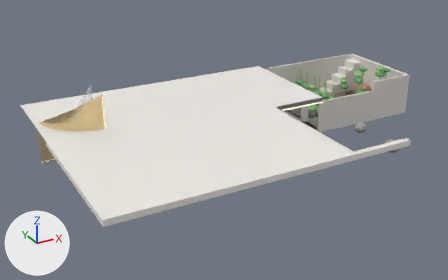
Before and after pictures for a commit that changed the glTF model models/B1.glb.
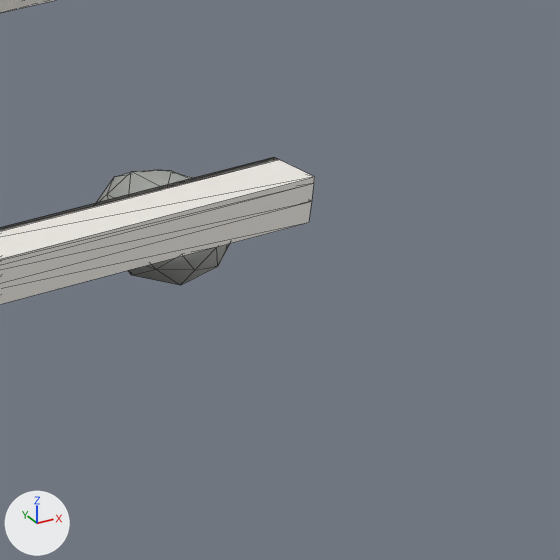
Each version appears first whole from a 50 mm camera at (-4.41, -15.74, 6.13) aimed at (3.31, -1.7, -0.89), and next in a close-up on the part from 83% to 98% of the width and 42% to 67% of the height. Lighting does not change. The marker at lower left points along +X, +Y and +Z. The last two pictures show the newer version. The close-ups show mesh edges as thin lines. Vertices at exactly the same position are counted once.

Names of what the first close-up shows: 'B1_Ceiling_Batch_M0.001', 'B1_Skylight_Batch_M0', 'B2_FishPond_Batch_M12' and 1 more.
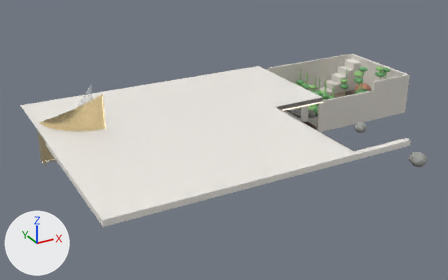
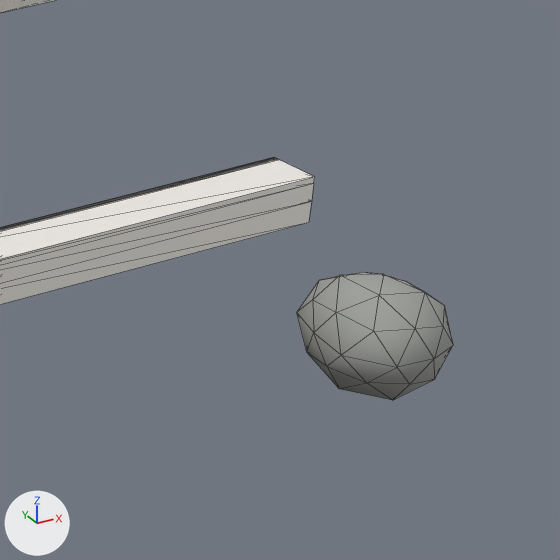
Location of each change, [x1, y1, x2, y2] in pixels of the close-ups (560 x 560 px):
'B2_FishPond_Batch_M12', reshaped
    before: [96, 170, 230, 285]
    after: [297, 272, 453, 400]

What changed in the scene script:
```text
Change me_b2_fishpond_batch_m12:
    used by ob_b2_fishpond_batch_m12; location = (0.0, 0.0, 0.0)
    remove me_b2_fishpond_batch_m12.from_pydata(...)  # 84 vertices, 160 faces; spans x 7.3..7.87, y -4.17..-2.15, z -1.29..-0.91
    add me_b2_fishpond_batch_m12.from_pydata(...)  # 84 vertices, 160 faces; spans x 7.29..7.87, y -5.18..-2.15, z -1.3..-0.9
    me_b2_fishpond_batch_m12 part 1: the loose piece of 42 vertices spanning x 7.3..7.76, y -4.17..-3.65, z -1.29..-0.91 is moved by (0.0, -1.0, 0.0)
```
